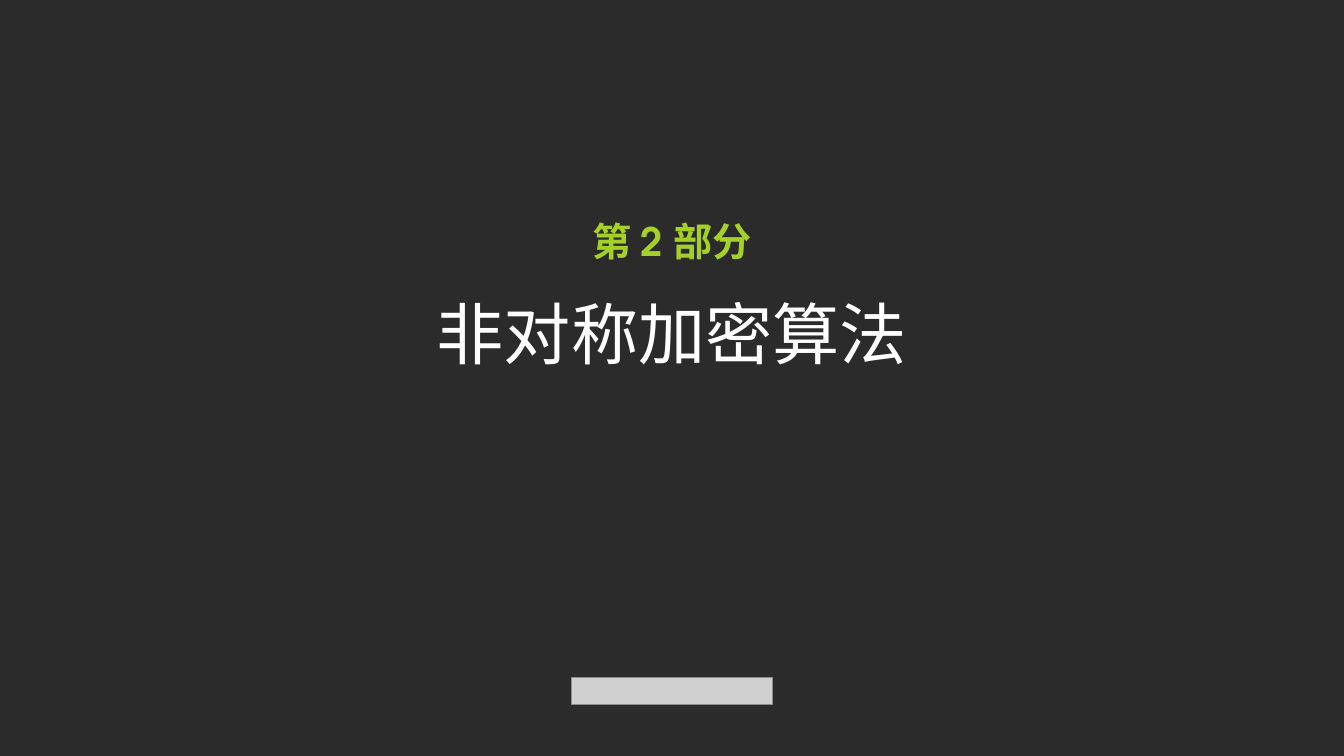
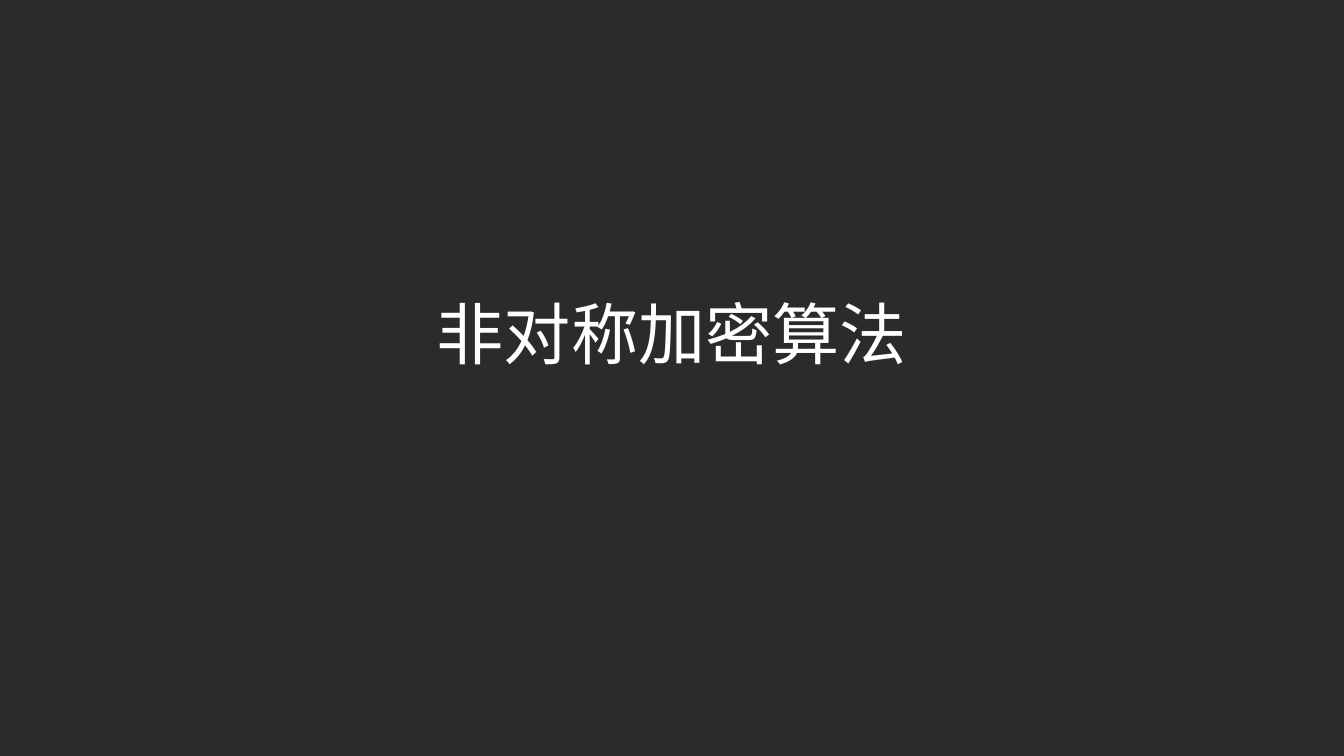
Before and after one commit to mikemikemao/c-11, a slide deck: slide 15 of encryption.pptx (slide 16 before the commit). Drawn at 1344x756 pixels with LibreOffice and Linux fonts; fonts in the diff are those of the drawing; grey boxes stand for pictures; background and template pictures are left out; a plain dark background stands for a picture behind light text. Boxes give left, top, right and bottom in pixels: in the first picture for what was removed or moved away, otherwise in the second. Text is boxed around its words. In the diff, an @@ line names an element or a change of style, - is before the commit and + after.

```diff
--- a/encryption.pptx
+++ b/encryption.pptx
@@ text removed at [592, 222, 751, 260] @@
-第 2 部分
@@ picture removed at [572, 679, 773, 706] @@
```
Also in this commit, not shown: 7 other slides changed, 14 slides added, 7 slides removed.
